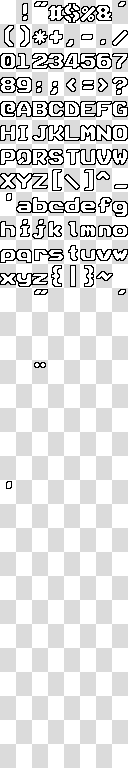
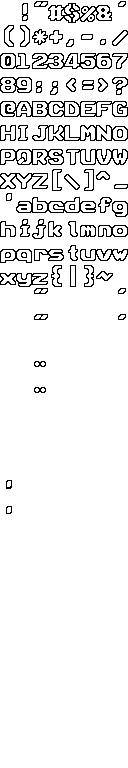
Layered file, before and after one edit (128×768). Changes by layer:
added layer "Beillesztett réteg" above "ékezet" over [6, 288, 126, 514]
painted on "Réteg" over [113, 126, 127, 130]
painted on "Réteg #1" over [34, 125, 128, 368]
hid "Háttér" over [0, 0, 128, 768]
